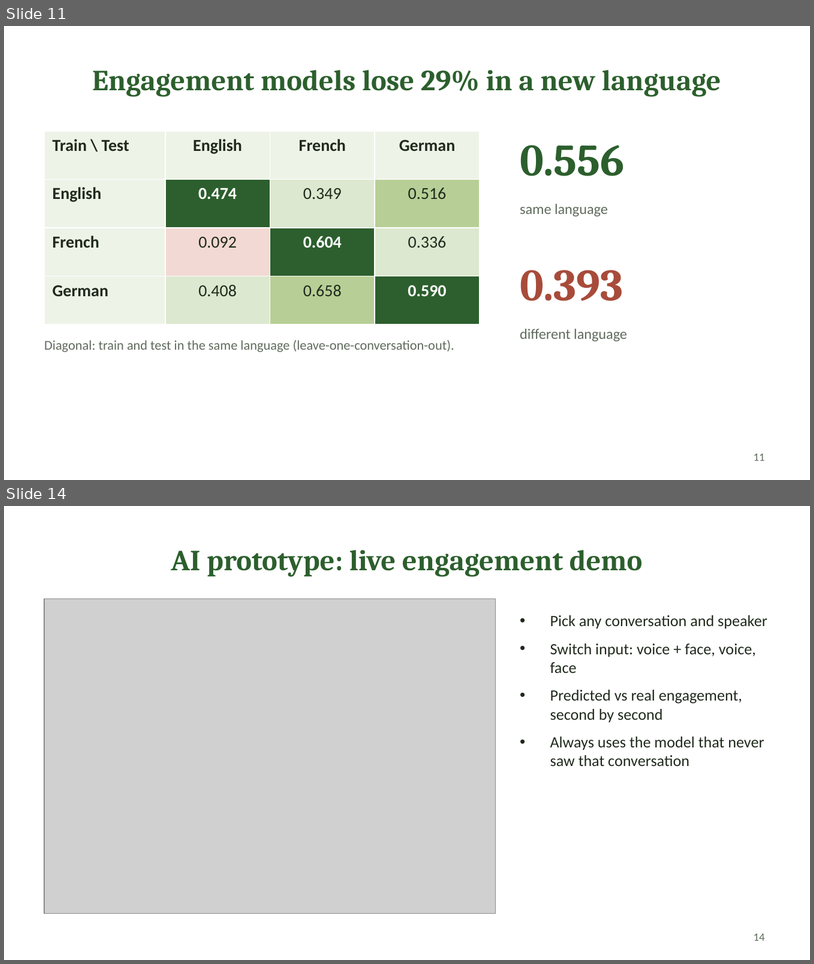
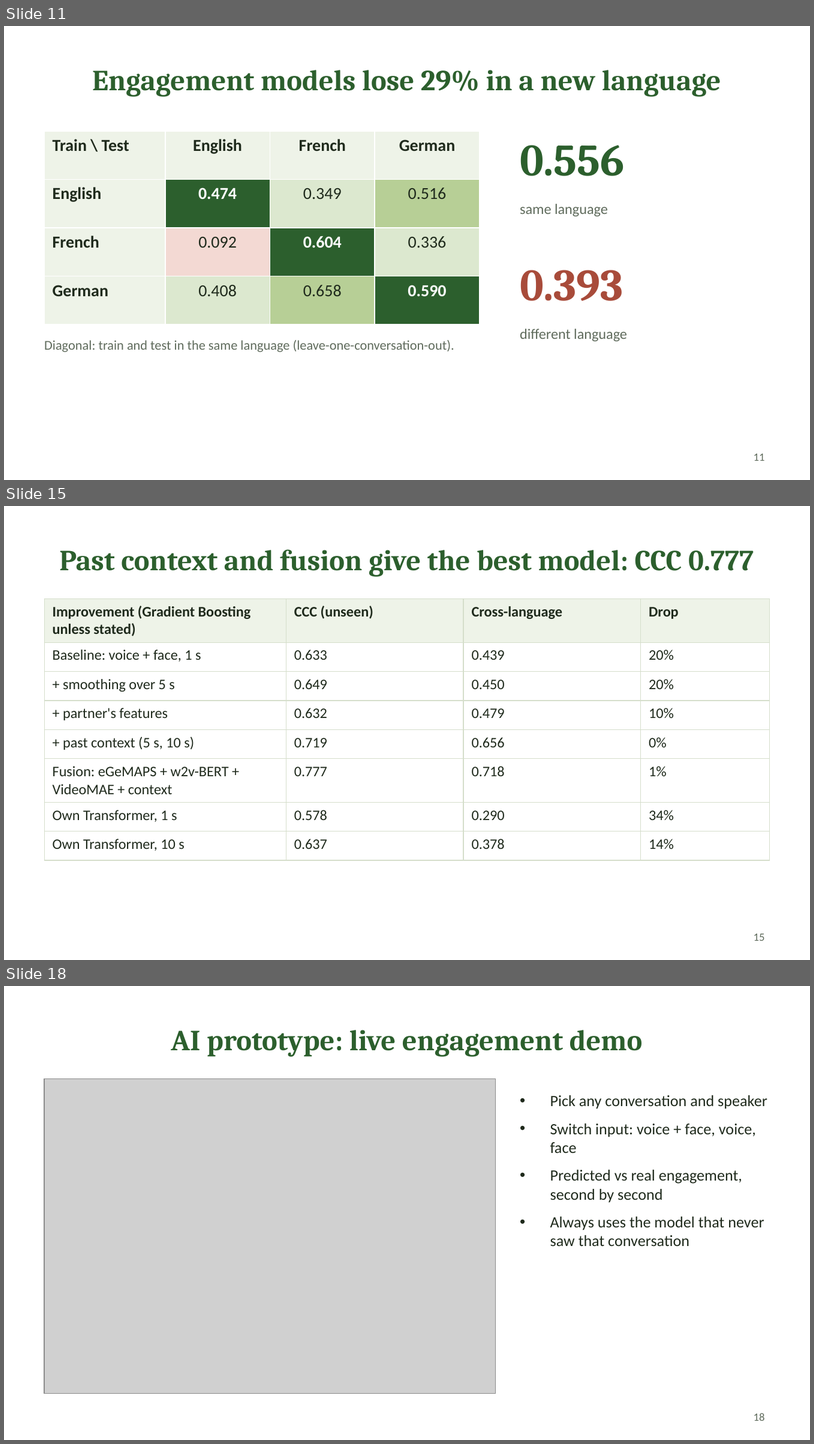
Before and after one commit to kshubham29/Cross-Lingual-Analysis-of-Non-Verbal-Behaviors-in-Human-Conversations-, a slide deck: Project_Presentation.pptx. Shown one above the other, each under a label of ours: slides 11 and 14 before the commit, slides 11, 15 and 18 after it; the slides between them are not shown. The pictures are 814x964 and 814x1444 pixels, drawn with LibreOffice and Linux fonts; fonts in the diff are those of the drawing; grey boxes stand for pictures. Boxes give left, top, right and bottom in pixels: in the first picture for what was removed or moved away, otherwise in the second. Text is boxed around its words. In the diff, an @@ line names an element or a change of style, - is before the commit and + after.

Commit message:
Presentation: pretrained Transformers, improvements (best 0.777), significance, comparison with published work

```diff
--- a/Project_Presentation.pptx
+++ b/Project_Presentation.pptx
@@ slide 15 added at [4,506,810,960], background #FFFFFF @@
@@ title added at [59,549,754,576], 26 pt, text #2C5F2D, bold @@
+Past context and fusion give the best model: CCC 0.777
@@ table added at [44,599,770,853], 8 rows, 4 columns @@
+Improvement (Gradient Boosting unless stated) | CCC (unseen) | Cross-language | Drop
+Baseline: voice + face, 1 s | 0.633 | 0.439 | 20%
++ smoothing over 5 s | 0.649 | 0.450 | 20%
++ partner's features | 0.632 | 0.479 | 10%
++ past context (5 s, 10 s) | 0.719 | 0.656 | 0%
+Fusion: eGeMAPS + w2v-BERT + VideoMAE + context | 0.777 | 0.718 | 1%
+Own Transformer, 1 s | 0.578 | 0.290 | 34%
+Own Transformer, 10 s | 0.637 | 0.378 | 14%
@@ page number added at [754,933,765,940], 10 pt, text #5F6B5C @@
+15
@@ what was slide 14 is now slide 18 @@
@@ page number at [754,1413,765,1420]: text changed @@
-14
+18
```
Also in this commit, not shown: 8 slides changed, 3 other slides added.
